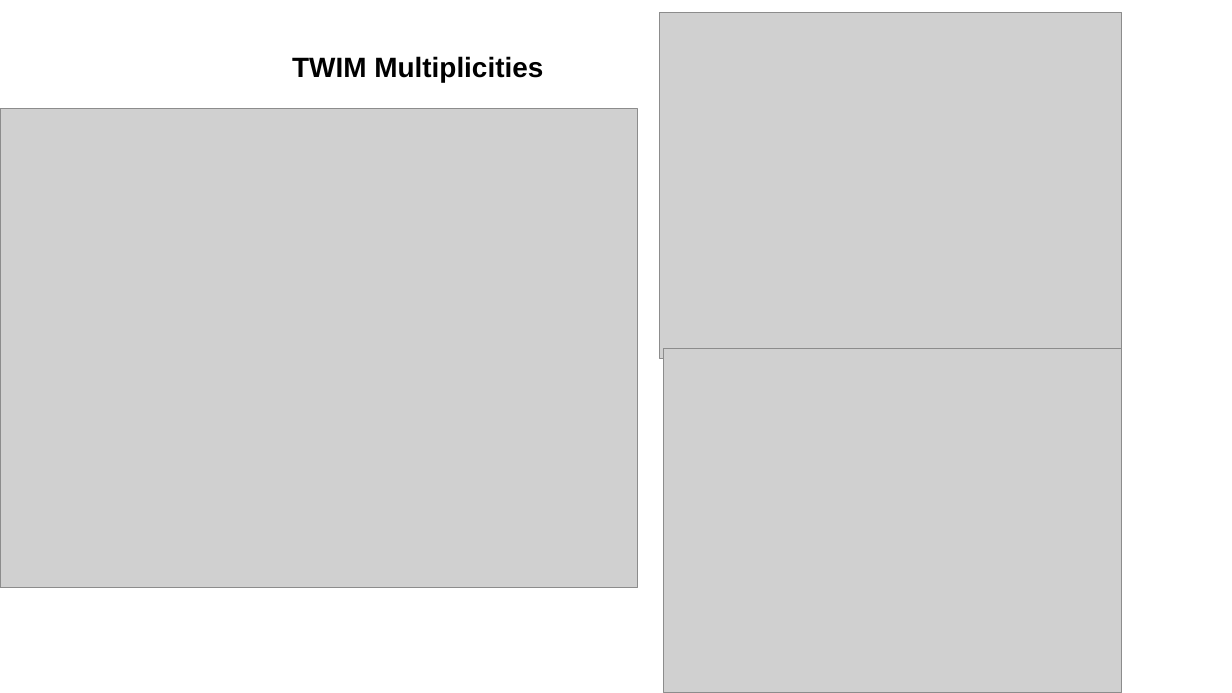
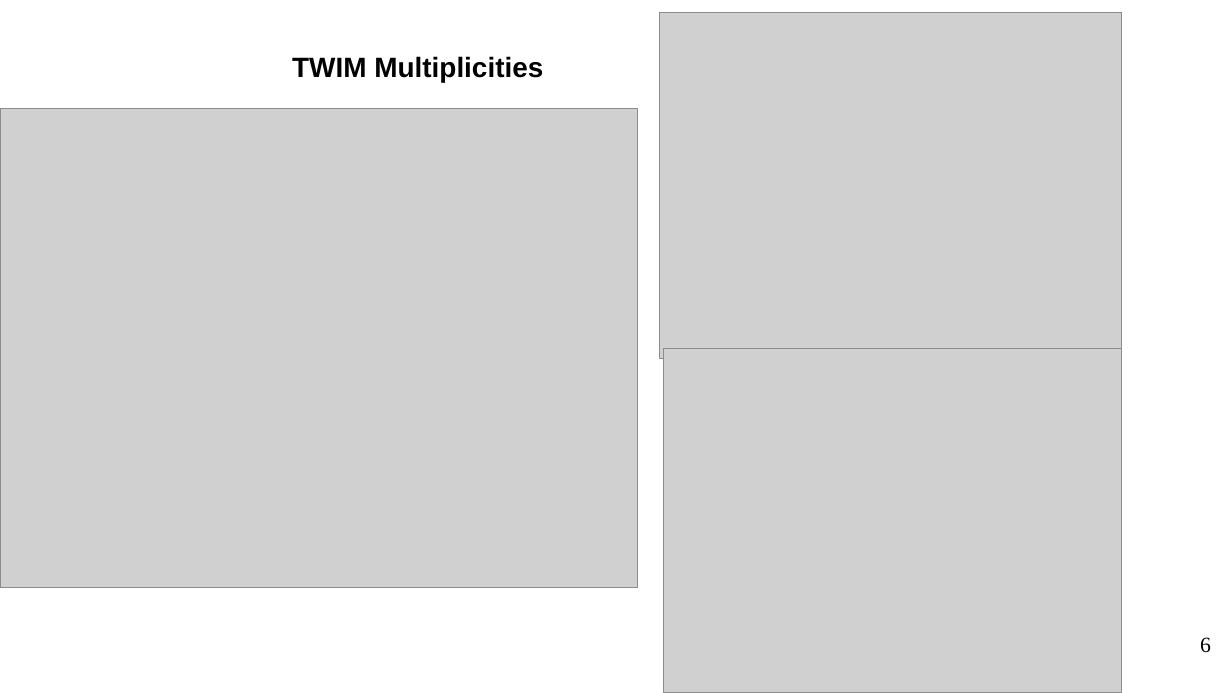
Before and after one commit to jenegger/r3bweek24_gsi, a slide deck: slide 6 of cross_sec_numbers_update2.odp. Drawn at 1232x693 pixels with LibreOffice and Linux fonts; fonts in the diff are those of the drawing; grey boxes stand for pictures. Boxes give left, top, right and bottom in pixels: in the first picture for what was removed or moved away, otherwise in the second. Text is boxed around its words. In the diff, an @@ line names an element or a change of style, - is before the commit and + after.

```diff
--- a/cross_sec_numbers_update2.odp
+++ b/cross_sec_numbers_update2.odp
@@ page number added at bbox=[1200, 637, 1211, 653], 14 pt, text #000000 @@
+6
```
Also in this commit, not shown: 6 other slides changed, 5 slides added, 42 other files.
